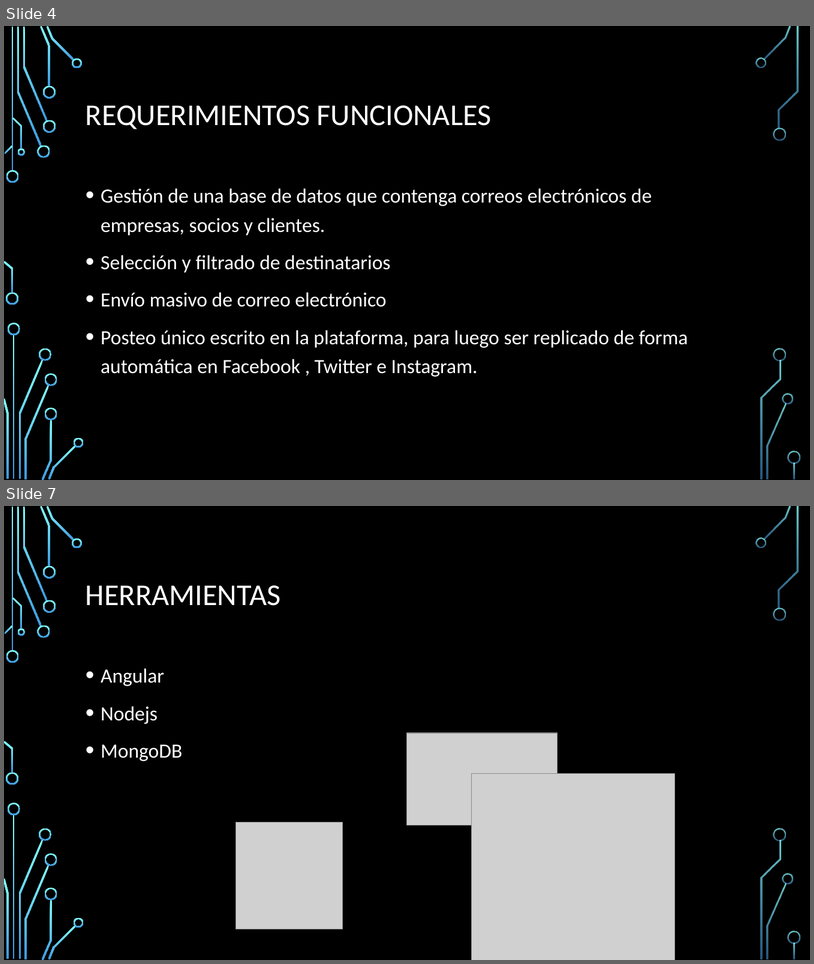
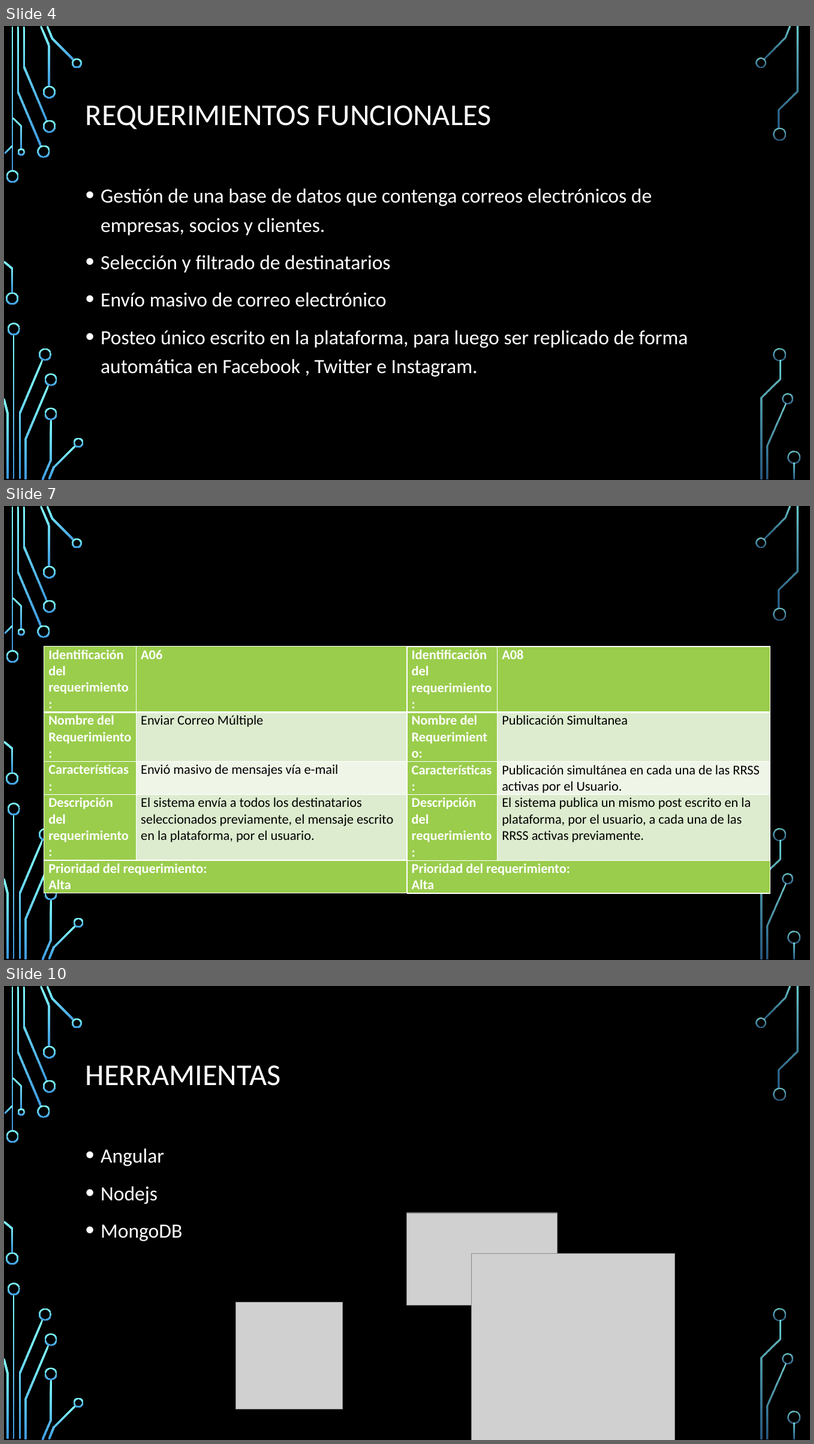
Before and after one commit to Adescafu/INFO264_Proyecto, a slide deck: presentacion.pptx. Shown one above the other, each under a label of ours: slides 4 and 7 before the commit, slides 4, 7 and 10 after it; the slides between them are not shown. The pictures are 814x964 and 814x1444 pixels, drawn with LibreOffice and Linux fonts; fonts in the diff are those of the drawing; grey boxes stand for pictures; background and template pictures are left out. Boxes give left, top, right and bottom in pixels: in the first picture for what was removed or moved away, otherwise in the second. Text is boxed around its words. In the diff, an @@ line names an element or a change of style, - is before the commit and + after.

```diff
--- a/presentacion.pptx
+++ b/presentacion.pptx
@@ slide 7 added at <box>4,506,810,960</box>, background picture (left out); not listed: 36 template elements that a slide beside it also shows @@
@@ table added at <box>44,646,408,891</box>, 5 rows, 2 columns @@
+Identificación del requerimiento: | A06
+Nombre del Requerimiento: | Enviar Correo Múltiple
+Características: | Envió masivo de mensajes vía e-mail
+Descripción del requerimiento: | El sistema envía a todos los destinatarios seleccionados previamente, el mensaje escrito en la plataforma, por el usuario.
+Prioridad del requerimiento: / Alta | 
@@ table added at <box>408,646,770,895</box>, 5 rows, 2 columns @@
+Identificación del requerimiento: | A08
+Nombre del Requerimiento: | Publicación Simultanea
+Características: | Publicación simultánea en cada una de las RRSS activas por el Usuario.
+Descripción del requerimiento: | El sistema publica un mismo post escrito en la plataforma, por el usuario, a cada una de las RRSS activas previamente.
+Prioridad del requerimiento: / Alta | 
@@ what was slide 7 is now slide 10 @@
```
Also in this commit, not shown: 3 slides changed, 6 other slides added, 2 slides removed.
